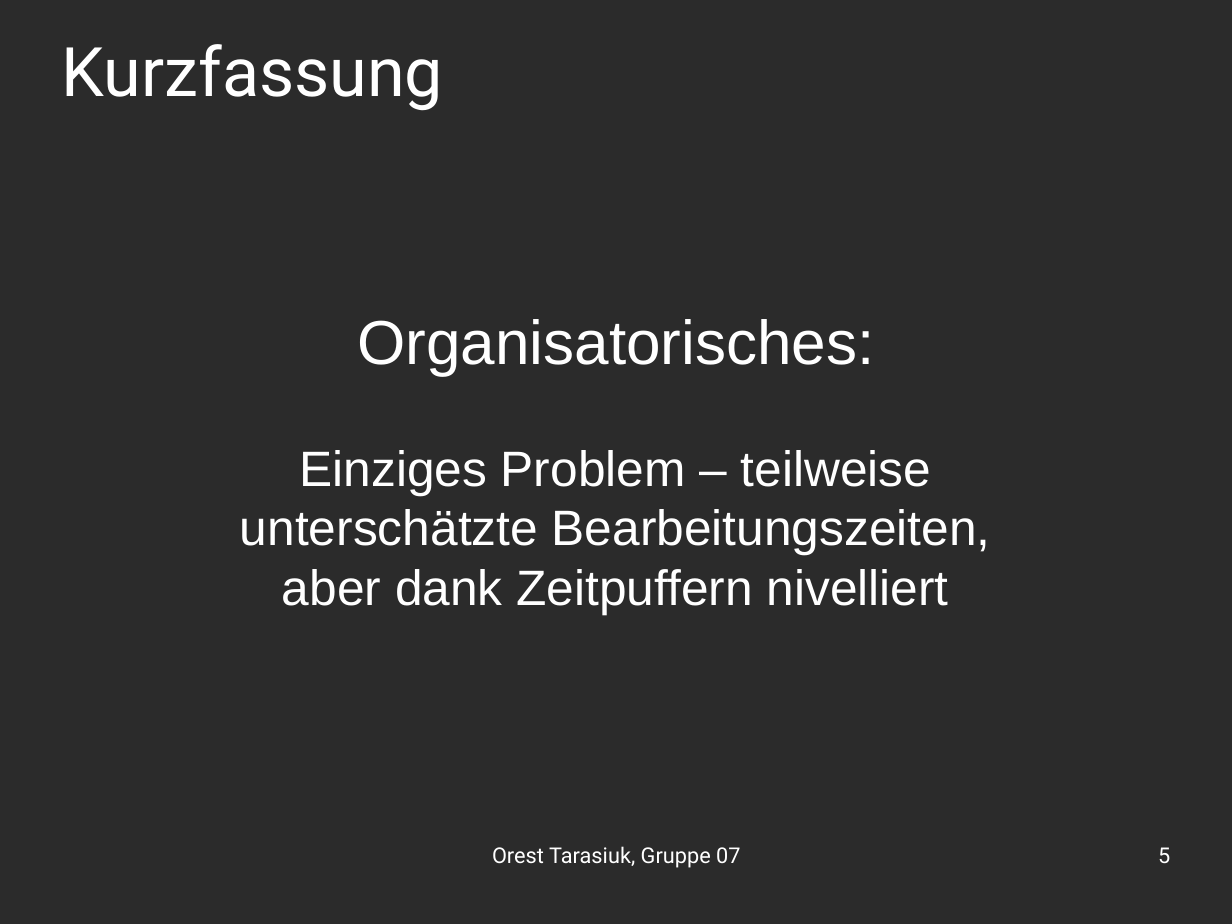
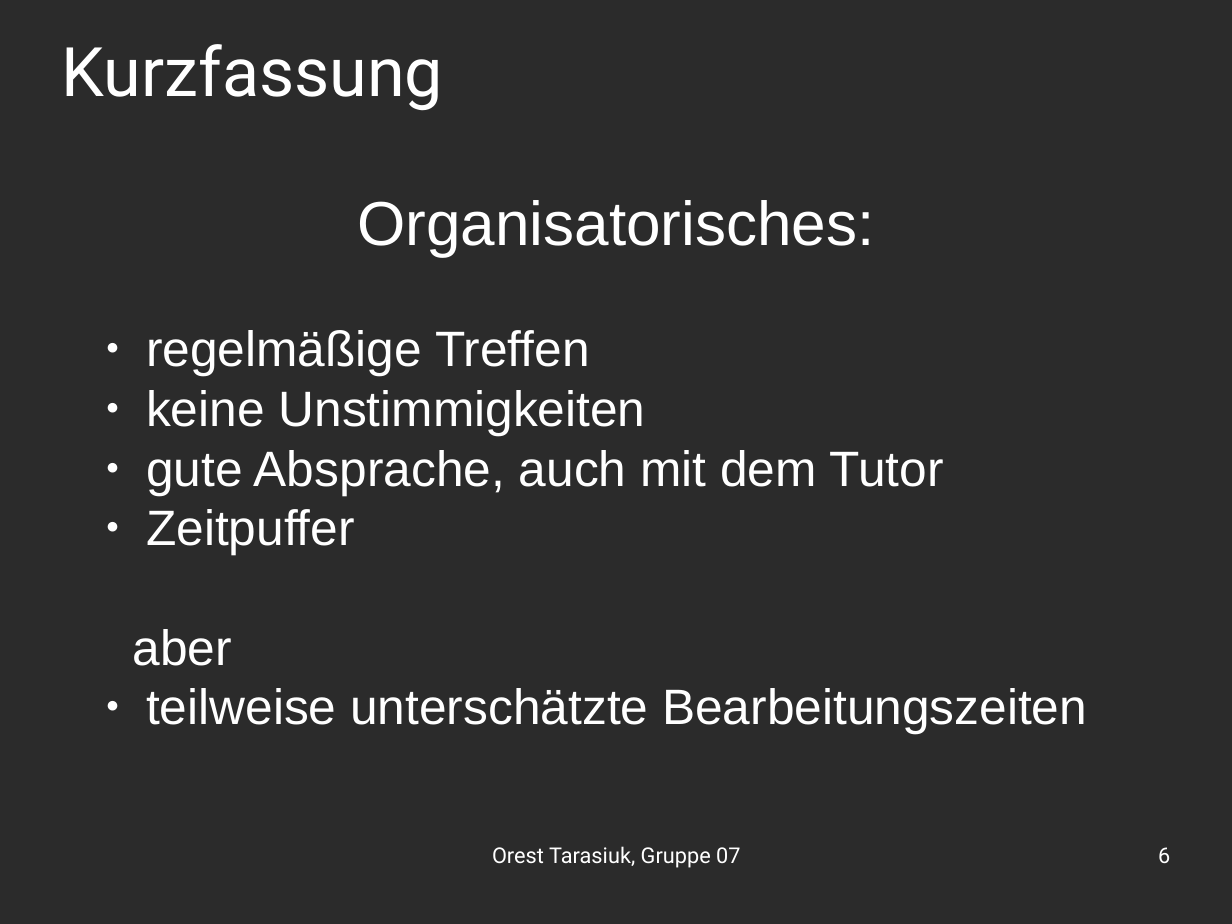
Before and after one commit to OrestTa/etip, a slide deck: slide 6 of Projekt1/Protokolle/verlauf1.odp (slide 5 before the commit). Drawn at 1232x924 pixels with LibreOffice and Linux fonts; fonts in the diff are those of the drawing; background and template pictures are left out; a plain dark background stands for a picture behind light text. Boxes give left, top, right and bottom in pixels: in the first picture for what was removed or moved away, otherwise in the second. Text is boxed around its words. In the diff, an @@ line names an element or a change of style, - is before the commit and + after.

```diff
--- a/Projekt1/Protokolle/verlauf1.odp
+++ b/Projekt1/Protokolle/verlauf1.odp
@@ subtitle at box(132, 330, 1087, 734): text changed @@
-Einziges Problem – teilweise
-unterschätzte Bearbeitungszeiten,
-aber dank Zeitpuffern nivelliert
+● regelmäßige Treffen
+● keine Unstimmigkeiten
+● gute Absprache, auch mit dem Tutor
+● Zeitpuffer
+aber
+● teilweise unterschätzte Bearbeitungszeiten
@@ page number at box(1158, 847, 1170, 863): text changed @@
-5
+6
```
Also in this commit, not shown: 2 other slides changed, 1 slide added, 1 other file.
